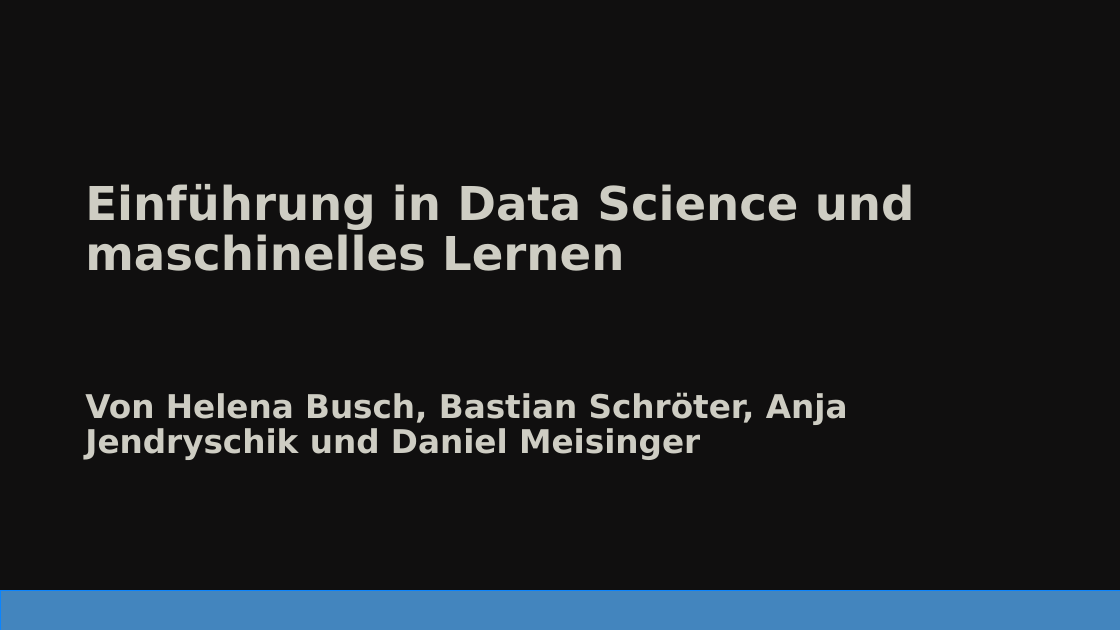
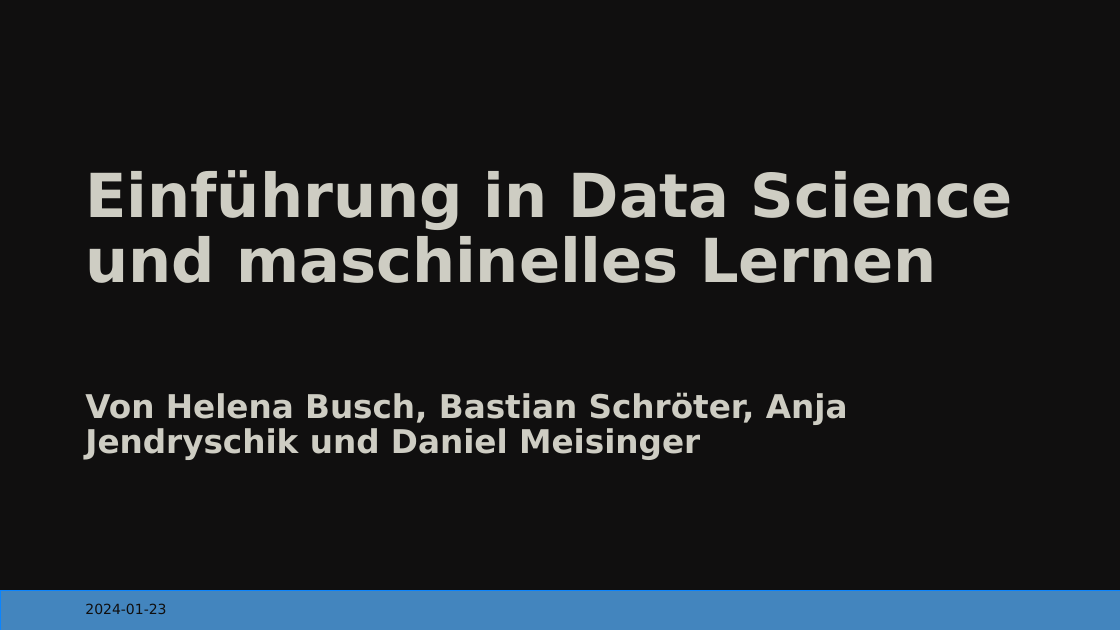
Before and after one commit to danielmeisinger/group-4, a slide deck: slide 1 of 4_Presentation/2024-01-09_presentation.pptx. Drawn at 1120x630 pixels with LibreOffice and Linux fonts; fonts in the diff are those of the drawing. Boxes give left, top, right and bottom in pixels: in the first picture for what was removed or moved away, otherwise in the second. Text is boxed around its words. In the diff, an @@ line names an element or a change of style, - is before the commit and + after.

```diff
--- a/4_Presentation/2024-01-09_presentation.pptx
+++ b/4_Presentation/2024-01-09_presentation.pptx
@@ title "Einführung in Data Science und ..." at <box>85,170,1013,283</box>: size 40 to 52 pt @@
@@ text added at <box>85,603,166,614</box>, 12 pt, text #100F0F @@
+2024-01-23
```
Also in this commit, not shown: 3 other slides changed, 6 slides added, 1 slide removed.
